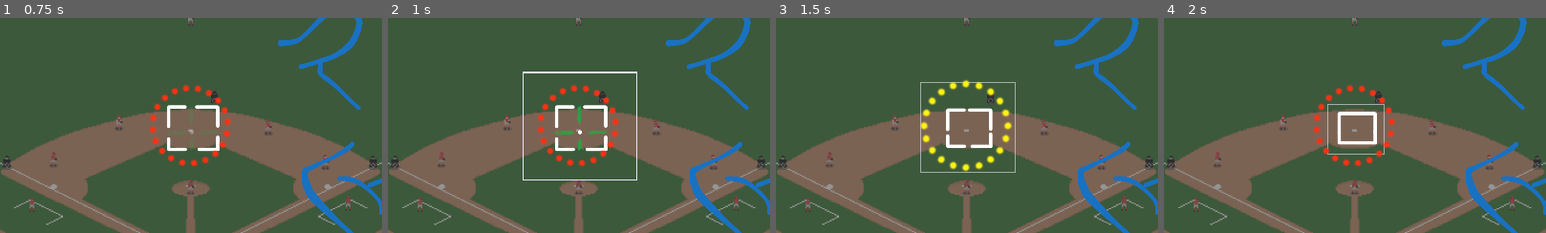
Above: before the commit, frames 1-4 (left to right).
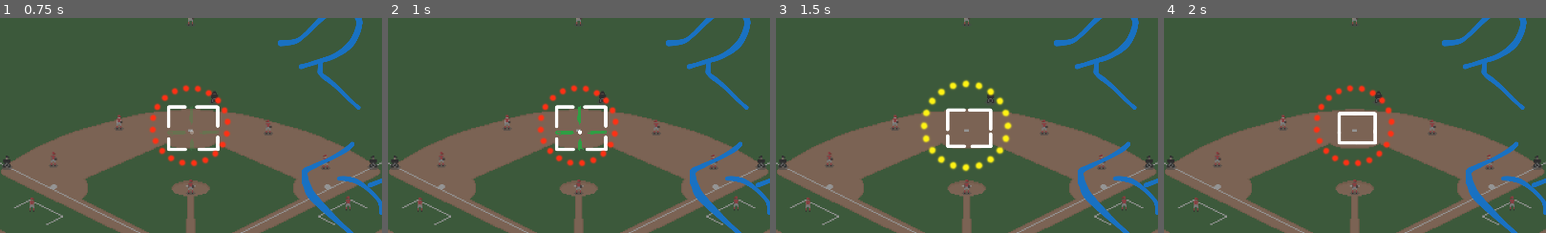
Above: after the commit, the same moments.

Repository: olive20xx/kgj-baseball
Game: Godot game, scene res://src/play_ball.tscn
Two runs of this game, one before a commit and one after it. Both use one fixed random seed, a clock stepped at 60 frames per second and the inputs below.
Inputs:
- Up to frame 1 (0.75 s): tap Enter (ui_accept) at 0.5 s; hold Space (swing) from 0.53 s (still down)
- Up to frame 2 (1 s): keep holding Space (swing); tap Enter (ui_accept) at 0.77 s
- Up to frame 3 (1.5 s): release Space (swing) at 1.28 s; tap Space (swing) at 1.35 s
- Up to frame 4 (2 s): tap Enter (ui_accept) at 1.52 s
The pictures show only the part of the screen within x 25-75%, y 40-90%; the shares and areas given below are measured in that part.

Frame 1 is identical in both runs. In frame 2, 0.6% of the frame differs, in the area x 35-66%, y 24-76%; in frame 3, 0.4%; in frame 4, 0.2%.
Error after the commit: Invalid assignment of property or key 'rect' with value of type 'Rect2' on a base object of type 'Line2D (Rectangle2D)'. (res://src/strikezone/zone.gd:42)

Commit message:
refactor Rectangle2D to use points instead of Rect2

Diff:
--- a/src/rectangle2d.gd
+++ b/src/rectangle2d.gd
@@ -1,23 +1,28 @@
 class_name Rectangle2D
-extends Node2D
+extends Line2D
 
-var animating := false
+@export var top_left: Vector2:
+	get: return points[0]
+	set(v): points[0] = v
 
-@export var rect: Rect2
-@export var color: Color = Color.LAVENDER
-@export var filled := false
-@export var border_width := 4
+@export var top_right: Vector2:
+	get: return points[1]
+	set(v): points[1] = v
+
+@export var bot_right: Vector2:
+	get: return points[2]
+	set(v): points[2] = v
+
+@export var bot_left: Vector2:
+	get: return points[3]
+	set(v): points[3] = v
 
 @onready var blink: Blink = $Blink
 
 
-func _draw() -> void:
-	draw_rect(rect, color, filled, border_width)
-
-
-func _process(_delta: float) -> void:
-	if animating:
-		queue_redraw()
+func _ready() -> void:
+	assert(points.size() == 4)
+	default_color = Color.LAVENDER
 
 
 func start_blink(blink_dur: float, invis_dur: float, vis_dur: float) -> void:
--- a/src/rectangle2d.tscn
+++ b/src/rectangle2d.tscn
@@ -3,8 +3,15 @@
 [ext_resource type="Script" path="res://src/rectangle2d.gd" id="1_a7ff4"]
 [ext_resource type="PackedScene" uid="uid://61phvxak5qfu" path="res://src/components/blink.tscn" id="2_vl6st"]
 
-[node name="Rectangle" type="Node2D"]
+[node name="Rectangle" type="Line2D"]
+points = PackedVector2Array(2.08165e-12, 2.08165e-12, 100, 2.08165e-12, 100, 100, 2.08165e-12, 100)
+closed = true
+width = 4.0
+end_cap_mode = 1
 script = ExtResource("1_a7ff4")
-rect = Rect2(100, 100, 100, 100)
+top_left = Vector2(2.08165e-12, 2.08165e-12)
+top_right = Vector2(100, 2.08165e-12)
+bot_right = Vector2(100, 100)
+bot_left = Vector2(2.08165e-12, 100)
 
 [node name="Blink" parent="." instance=ExtResource("2_vl6st")]
